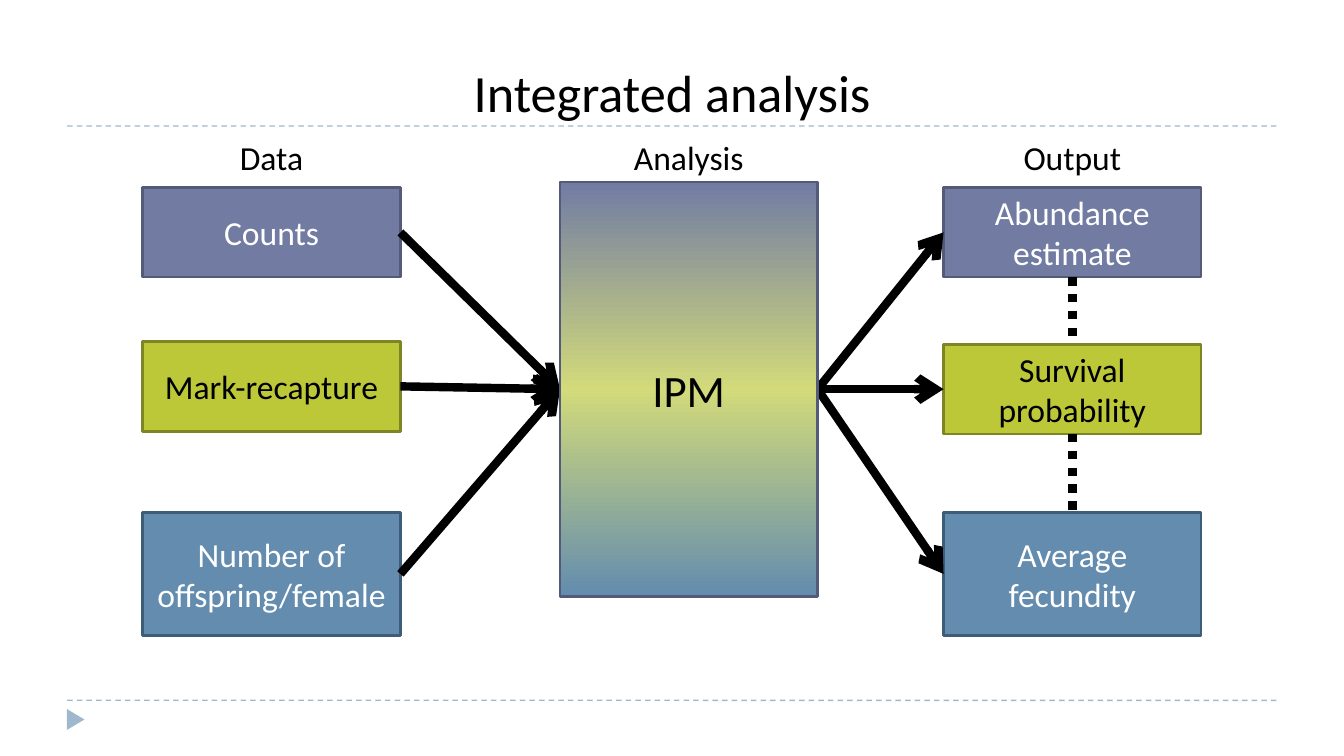
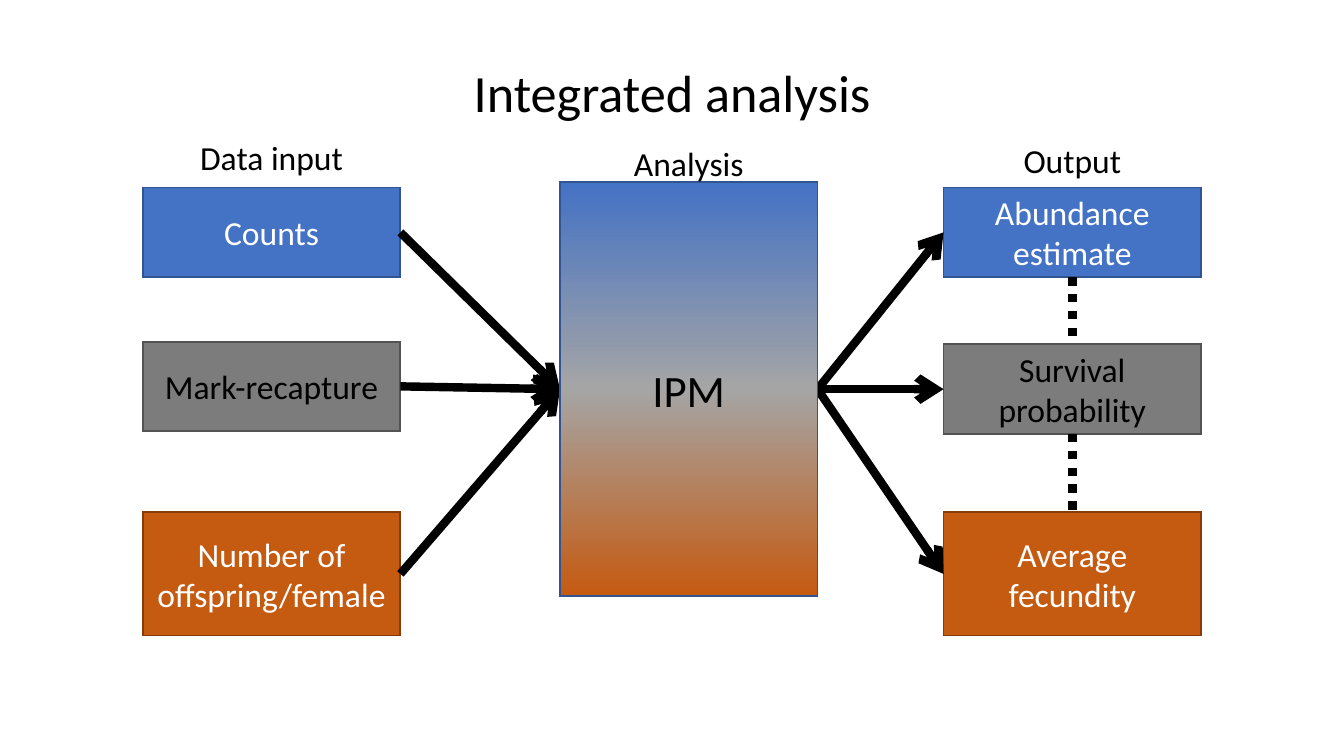
Before and after one commit to ssa200/ssa200.github.io, a slide deck: slide 20 of static/lectures/05_demo-data.pptx (slide 19 before the commit). Drawn at 1344x756 pixels with LibreOffice and Linux fonts; fonts in the diff are those of the drawing; background and template pictures are left out. Boxes give left, top, right and bottom in pixels: in the first picture for what was removed or moved away, otherwise in the second. Text is boxed around its words. In the diff, an @@ line names an element or a change of style, - is before the commit and + after.

```diff
--- a/static/lectures/05_demo-data.pptx
+++ b/static/lectures/05_demo-data.pptx
@@ line removed from (67, 126) to (1277, 126) @@
@@ text at [200,147,343,176]: text changed @@
-Data
+Data input
@@ text "Analysis": place and size @@
-text "Analysis" at [634,146,744,176]
+text "Analysis" at [634,152,744,184]
@@ rectangle "Counts" at [142,188,401,278]: fill #727CA3 to #4472C4; outline #545C79 1.5 pt to #325491 1 pt @@
@@ rectangle "IPM" at [560,181,818,595]: fill gradient #727CA3 to #D2DA7A to #638CAE to gradient #4472C4 to #A5A5A5 to #C55A11; outline #545C79 1.5 pt to #325491 1 pt @@
@@ rectangle "Abundance estimate" at [943,188,1202,278]: fill #727CA3 to #4472C4; outline #545C79 1.5 pt to #325491 1 pt @@
@@ rectangle "Mark-recapture" at [142,341,401,431]: fill #BCC838 to #7C7C7C; outline #7D8525 1.5 pt to #525252 1 pt @@
@@ rectangle "Survival probability" at [943,344,1202,434]: fill #BCC838 to #7C7C7C; outline #7D8525 1.5 pt to #525252 1 pt @@
@@ rectangle "Number of offspring/female" at [142,512,401,636]: fill #638CAE to #C55A11; outline #3E5D78 1.5 pt to #843C0B 1 pt @@
@@ rectangle "Average fecundity" at [943,512,1202,636]: fill #638CAE to #C55A11; outline #3E5D78 1.5 pt to #843C0B 1 pt @@
@@ line removed from (67, 700) to (1277, 700) @@
@@ triangle removed at [67,709,84,730] @@
```
Also in this commit, not shown: 19 other slides changed, 2 slides added, 1 slide removed.
